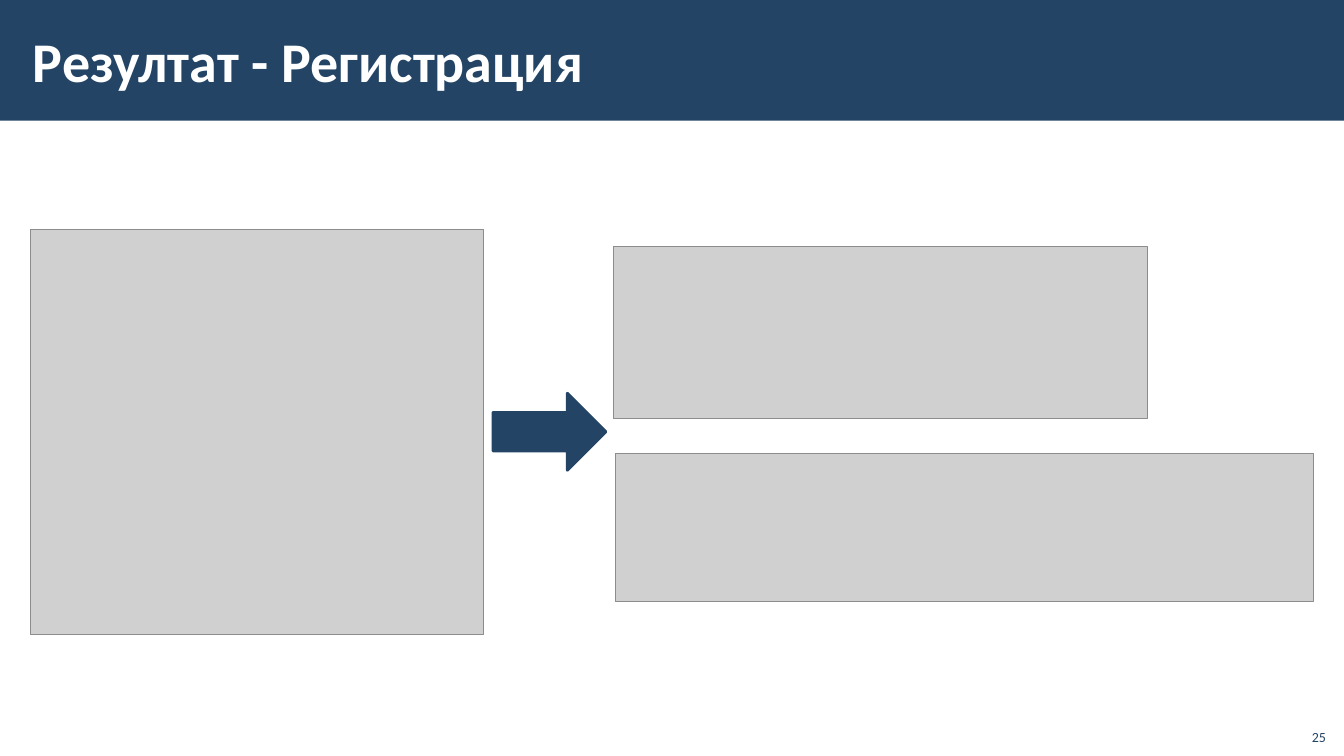
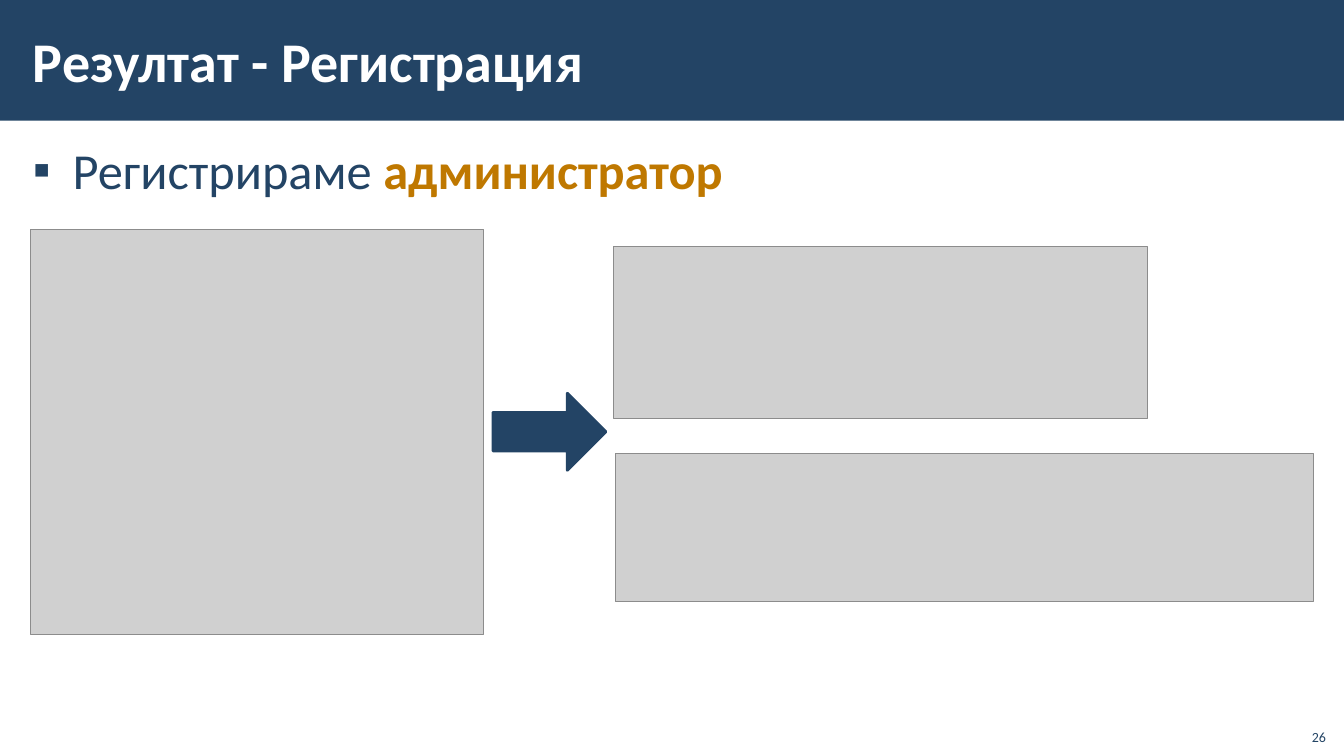
Before and after one commit to BG-IT-Edu/School-Programming, a slide deck: slide 26 of Courses/Software-Sciences/Module-4-Information-Systems-New/12-Implementation-of-Information-System/12-Implementation-of-Information-System-First-Part.pptx (slide 25 before the commit). Drawn at 1344x756 pixels with LibreOffice and Linux fonts; fonts in the diff are those of the drawing; grey boxes stand for pictures; background and template pictures are left out. Boxes give left, top, right and bottom in pixels: in the first picture for what was removed or moved away, otherwise in the second. Text is boxed around its words. In the diff, an @@ line names an element or a change of style, - is before the commit and + after.

```diff
--- a/Courses/Software-Sciences/Module-4-Information-Systems-New/12-Implementation-of-Information-System/12-Implementation-of-Information-System-First-Part.pptx
+++ b/Courses/Software-Sciences/Module-4-Information-Systems-New/12-Implementation-of-Information-System/12-Implementation-of-Information-System-First-Part.pptx
@@ text added at <box>73,156,722,197</box>, 36 pt, text #BF7800, bold @@
+▪ Регистрираме администратор
@@ page number at <box>1312,732,1326,742</box>: text changed @@
-25
+26
```
Also in this commit, not shown: 3 other slides changed, 1 slide added, 1 slide removed.
